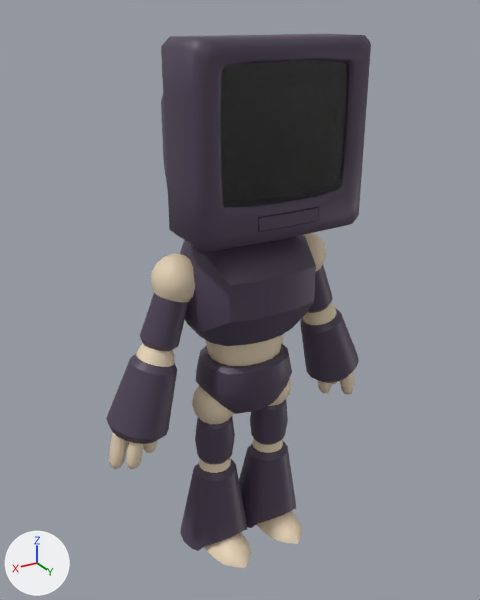
The glTF model godot/Z Targeting Demo/assets/tutorbot/tutorbot.gltf, before and after one commit.
Both versions are drawn from a camera (50 mm lens) standing at (0.546, 0.905, 0.934) and looking at (0.0, -0.005, 0.479). Lighting does not change. The marker at lower left points along +X, +Y and +Z. Vertices at the same position are counted once.

The first picture shows 'TutorBotMesh'.
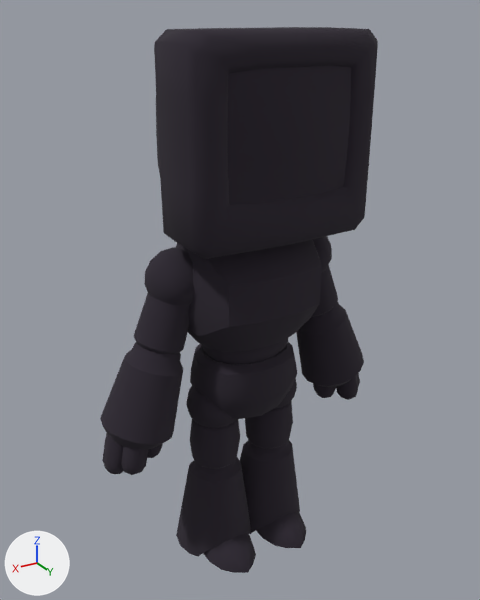
Location of each change, (x1, y1, x2, y2) in pixels of the pictures (480 x 600 px):
```json
{"object": "TutorBotMesh", "change": "reshaped", "before": [106, 34, 371, 568], "after": [100, 27, 378, 573]}
{"part": 1, "of": "me_cylinder_001", "change": "deleted", "before": [258, 207, 318, 231]}
{"part": 2, "of": "me_cylinder_001", "change": "built on", "before": [196, 38, 371, 250], "after": [100, 27, 378, 573]}
```

Scene script edits in JSON lines:
```json
{"op": "add", "block": "mat_material_004", "code": ["mat_material_004 = principled_material('Material.004')", "mat_material_004.base_color = (0.0242, 0.0176, 0.0296)  # black #2b2430", "mat_material_004.roughness = 1.0"]}
{"block": "me_cylinder_001", "where": "# used by ob_tutorbotmesh; location = (0.0, 0.0, 0.0)"}
{"op": "remove", "block": "me_cylinder_001", "code": "me_cylinder_001.from_pydata(...)  # 2162 vertices, 4192 faces; spans x -0.261..0.261, y -0.123..0.138, z 0.0..0.907"}
{"op": "add", "block": "me_cylinder_001", "code": "me_cylinder_001.from_pydata(...)  # 4355 vertices, 8557 faces; spans x -0.27..0.27, y -0.133..0.148, z -0.01..0.916"}
{"block": "me_cylinder_001", "change": "me_cylinder_001 part 1: the loose piece of 18 vertices spanning x -0.053..0.053, y 0.121..0.137, z 0.649..0.669 is deleted"}
{"block": "me_cylinder_001", "change": "me_cylinder_001 part 2: 20 vertices removed from x -0.132..0.132, y 0.128..0.136, z 0.648..0.895; 2117 vertices added at x -0.27..0.27, y -0.133..0.148, z -0.01..0.916"}
{"op": "add", "block": "me_cylinder_001", "code": "me_cylinder_001.materials.append(mat_material_004)  # black #2b2430"}
```
